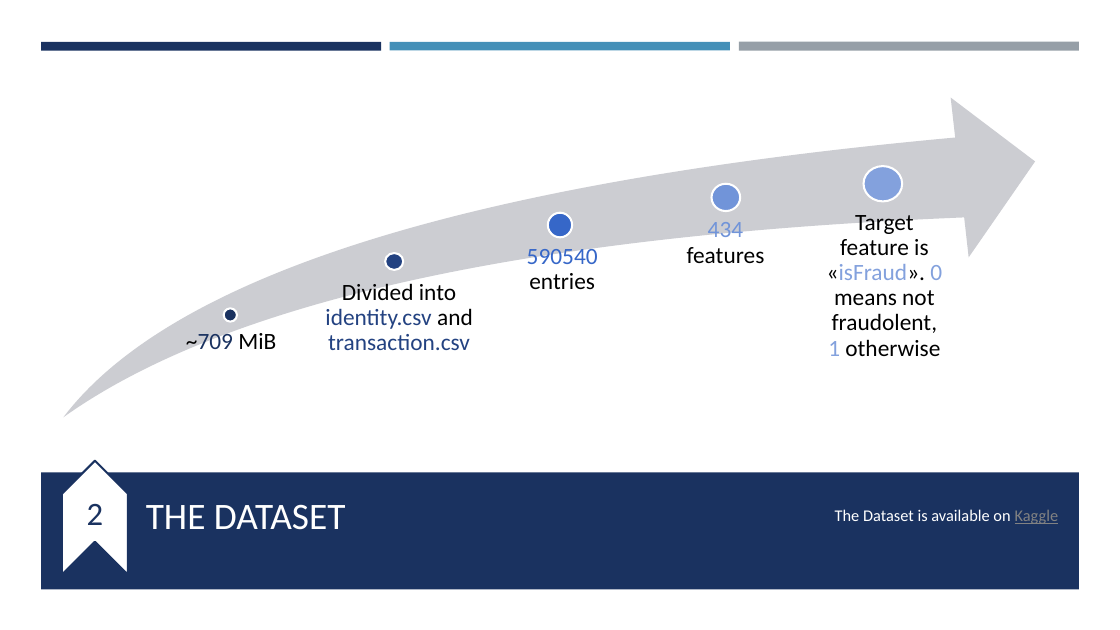
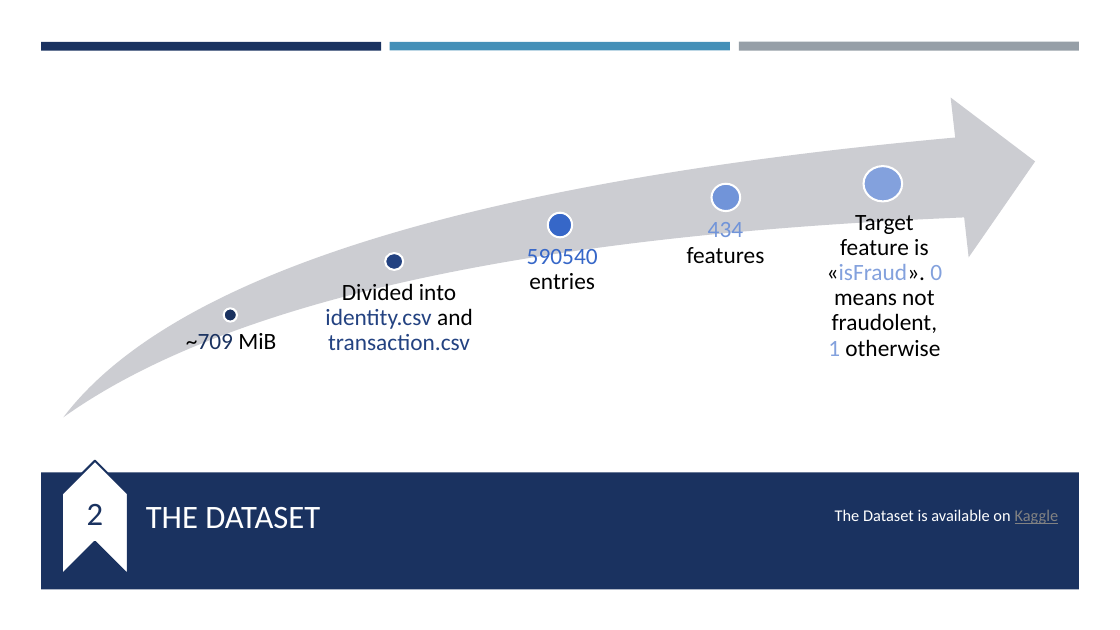
Before and after one commit to lmriccardo/fraudolent-transaction-classification, a slide deck: slide 4 of presentation/fraudolent_transaction.pptx. Drawn at 1120x630 pixels with LibreOffice and Linux fonts; fonts in the diff are those of the drawing. Boxes give left, top, right and bottom in pixels: in the first picture for what was removed or moved away, otherwise in the second. Text is boxed around its words. In the diff, an @@ line names an element or a change of style, - is before the commit and + after.

```diff
--- a/presentation/fraudolent_transaction.pptx
+++ b/presentation/fraudolent_transaction.pptx
@@ title "THE DATASET" at (x1=146, y1=507, x2=320, y2=529): size 32 to 28 pt @@
```
Also in this commit, not shown: 1 other slide changed, 4 slides added, 3 other files.
